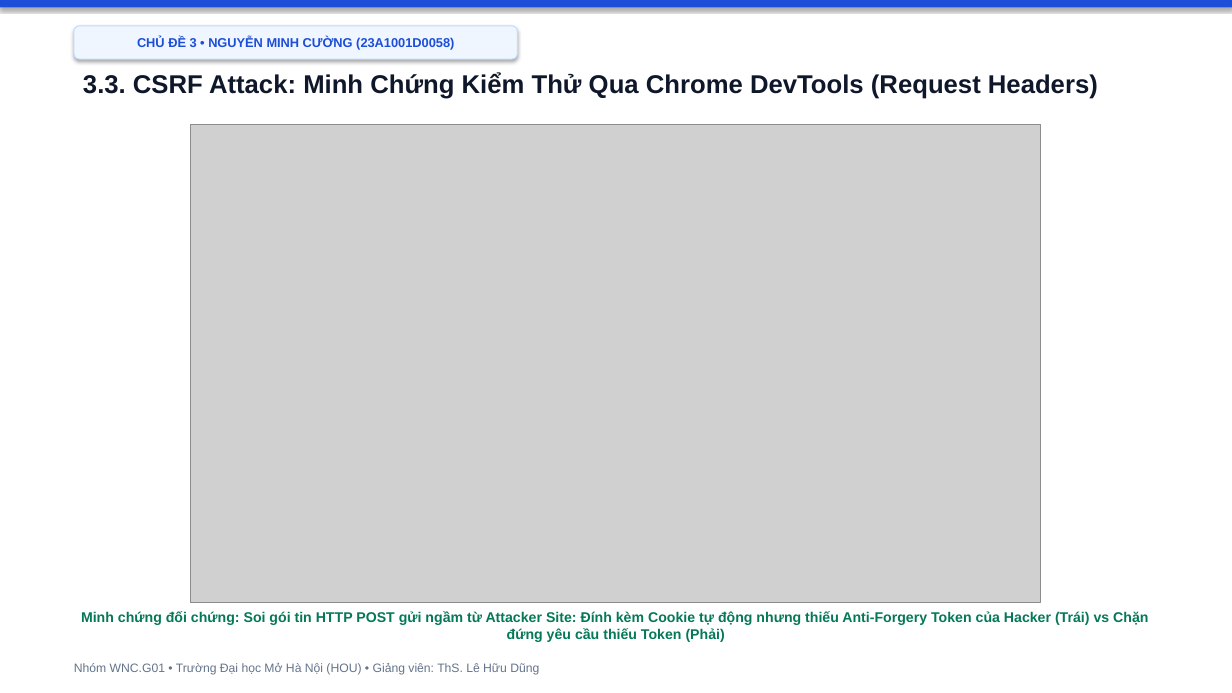
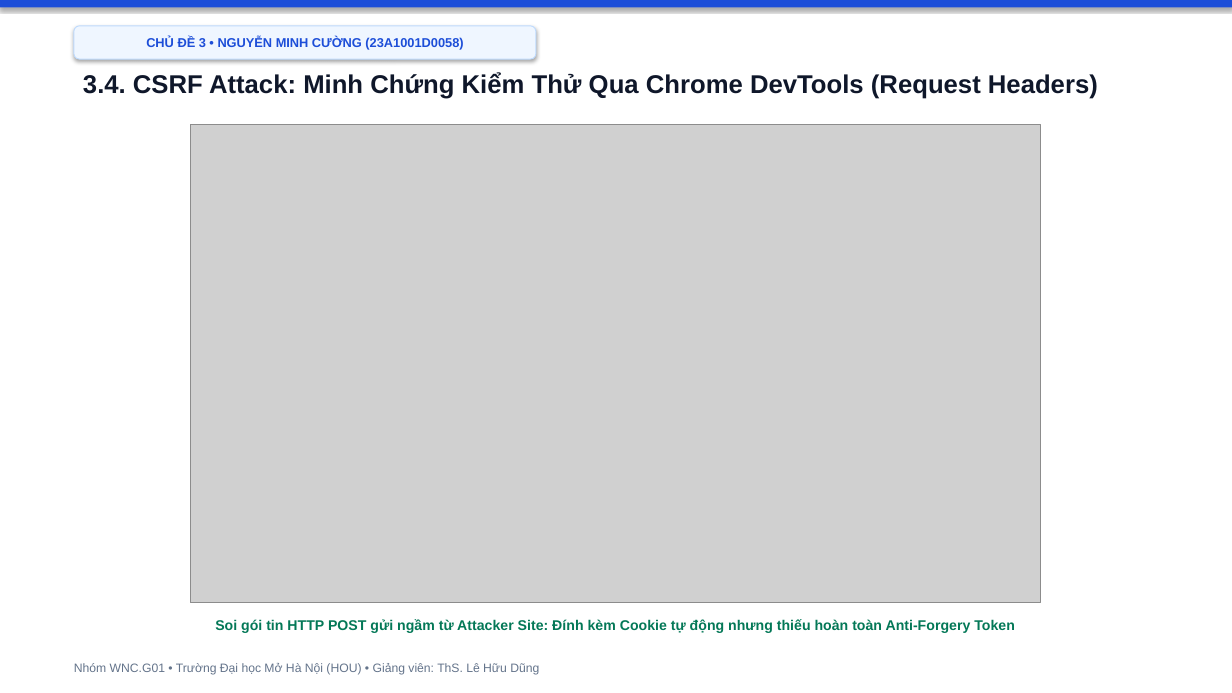
Before and after one commit to hocjsoo/OWASP_Demo, a slide deck: slide 17 of Slide_OWASP_Top3_Nhom_WNC_G01.pptx (slide 16 before the commit). Drawn at 1232x693 pixels with LibreOffice and Linux fonts; fonts in the diff are those of the drawing; grey boxes stand for pictures. Boxes give left, top, right and bottom in pixels: in the first picture for what was removed or moved away, otherwise in the second. Text is boxed around its words. In the diff, an @@ line names an element or a change of style, - is before the commit and + after.

Commit message:
feat: complete master 20-slide presentation deck with full multi-scenario test matrices and crystal-clear Chrome DevTools inspection slides

```diff
--- a/Slide_OWASP_Top3_Nhom_WNC_G01.pptx
+++ b/Slide_OWASP_Top3_Nhom_WNC_G01.pptx
@@ rounded rectangle "CHỦ ĐỀ 3 • NGUYỄN ...": place and size @@
-rounded rectangle "CHỦ ĐỀ 3 • NGUYỄN ..." at [74,26,518,59]
+rounded rectangle "CHỦ ĐỀ 3 • NGUYỄN ..." at [74,26,536,59]
@@ text at [83,72,1098,99]: text changed @@
-3.3. CSRF Attack: Minh Chứng Kiểm Thử Qua Chrome DevTools (Request Headers)
+3.4. CSRF Attack: Minh Chứng Kiểm Thử Qua Chrome DevTools (Request Headers)
@@ text at [215,619,1015,633]: text changed @@
-Minh chứng đối chứng: Soi gói tin HTTP POST gửi ngầm từ Attacker Site: Đính kèm Cookie tự động nhưng thiếu Anti-Forgery Token của Hacker (Trái) vs Chặn đứng yêu cầu thiếu Token (Phải)
+Soi gói tin HTTP POST gửi ngầm từ Attacker Site: Đính kèm Cookie tự động nhưng thiếu hoàn toàn Anti-Forgery Token
```
Also in this commit, not shown: 14 other slides changed, 4 slides added, 3 slides removed, 2 other files.
